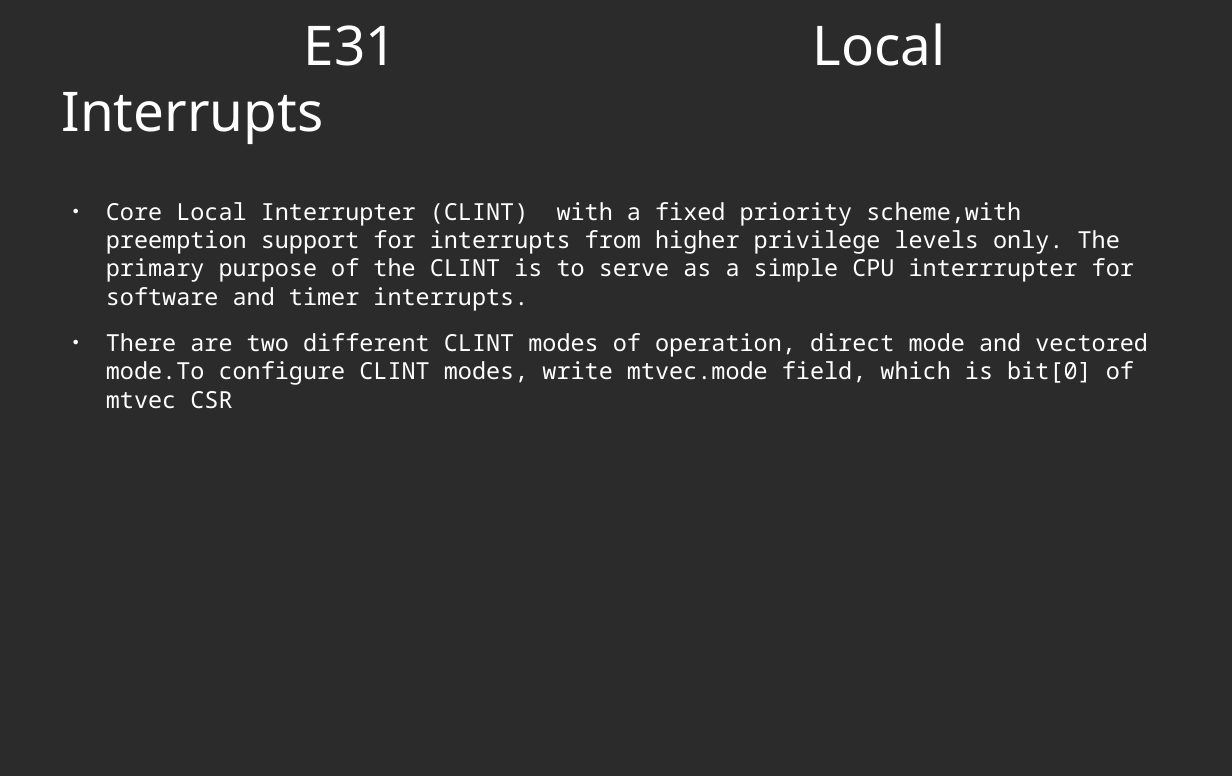
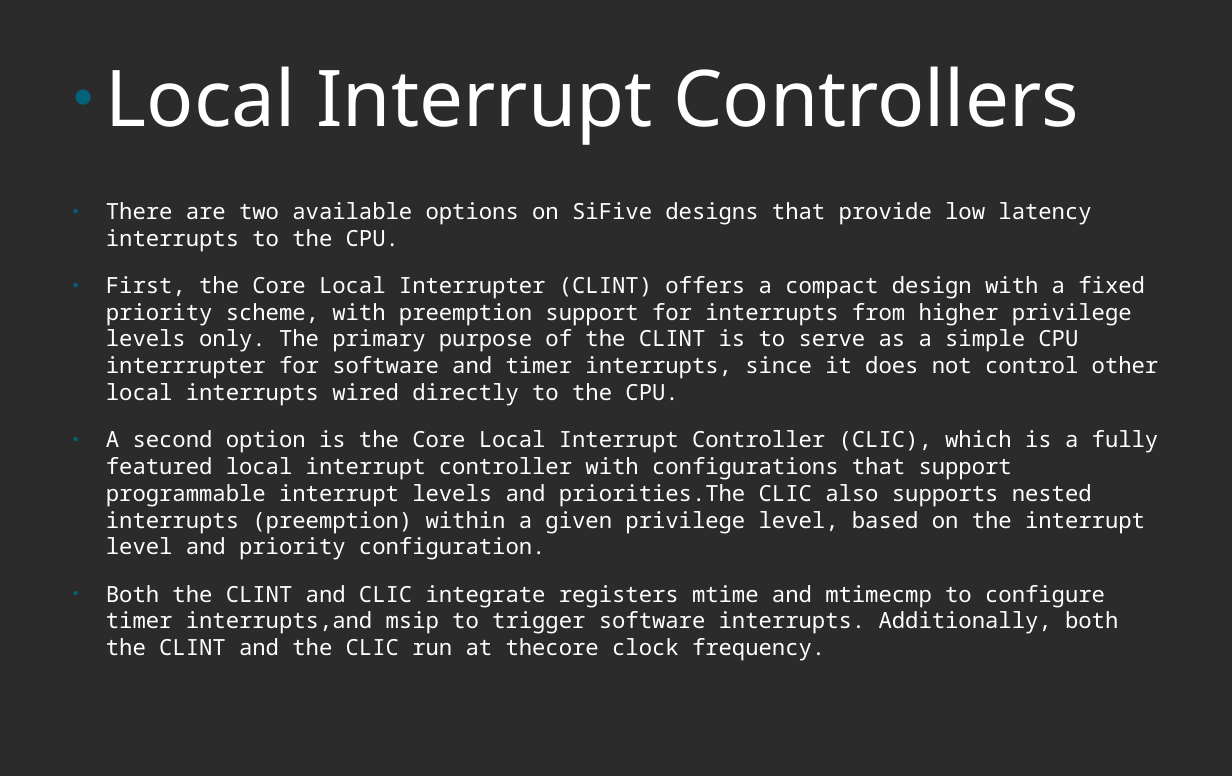
Before and after one commit to murthuja1708/desd_class, a slide deck: slide 41 of RISCV.odp (slide 36 before the commit). Drawn at 1232x776 pixels with LibreOffice and Linux fonts; fonts in the diff are those of the drawing; background and template pictures are left out; a plain dark background stands for a picture behind light text. Boxes give left, top, right and bottom in pixels: in the first picture for what was removed or moved away, otherwise in the second. Text is boxed around its words. In the diff, an @@ line names an element or a change of style, - is before the commit and + after.

Commit message:
updated register details

```diff
--- a/RISCV.odp
+++ b/RISCV.odp
@@ title at bbox=[106, 66, 1079, 145]: text changed; size 42 to 60 pt @@
-E31 Local Interrupts
+● Local Interrupt Controllers
@@ text at bbox=[106, 202, 1159, 661]: text changed; size 18 to 17.1 pt @@
-● Core Local Interrupter (CLINT) with a fixed priority scheme,with preemption support for interrupts from higher privilege levels only. The primary purpose of the CLINT is to serve as a simple CPU interrrupter for software and timer interrupts.
-● There are two different CLINT modes of operation, direct mode and vectored mode.To configure CLINT modes, write mtvec.mode field, which is bit[0] of mtvec CSR
+● There are two available options on SiFive designs that provide low latency interrupts to the CPU.
+● First, the Core Local Interrupter (CLINT) offers a compact design with a fixed priority scheme, with preemption support for interrupts from higher privilege levels only. The primary purpose of the CLINT is to serve as a simple CPU interrrupter for software and timer interrupts, since it does not control other local interrupts wired directly to the CPU.
+● A second option is the Core Local Interrupt Controller (CLIC), which is a fully featured local interrupt controller with configurations that support programmable interrupt levels and priorities.The CLIC also supports nested interrupts (preemption) within a given privilege level, based on the interrupt level and priority configuration.
+● Both the CLINT and CLIC integrate registers mtime and mtimecmp to configure timer interrupts,and msip to trigger software interrupts. Additionally, both the CLINT and the CLIC run at thecore clock frequency.
```
Also in this commit, not shown: 30 other slides changed, 5 slides added, 1 other file.
